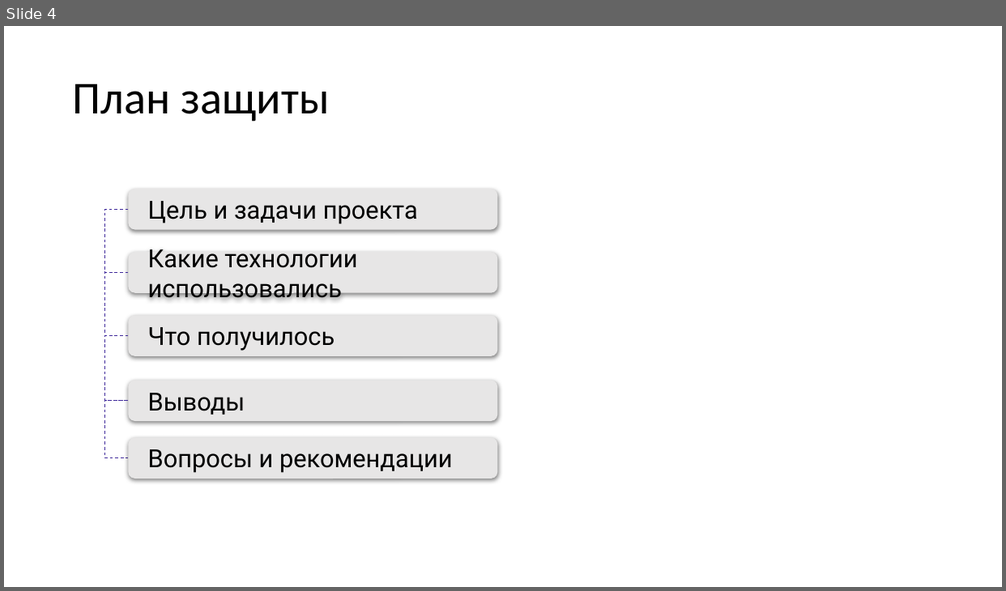
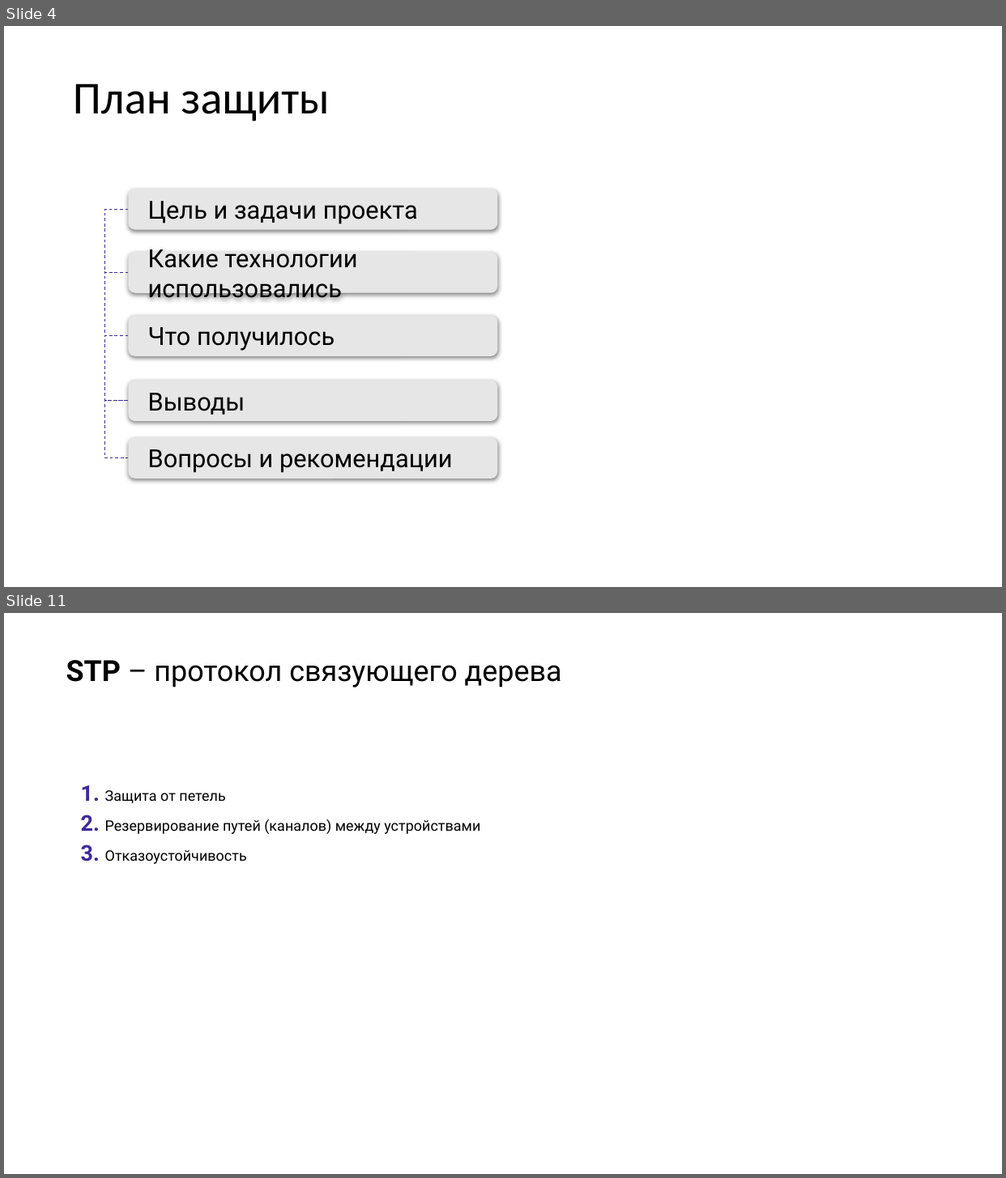
Before and after one commit to aarkin002/otus_NEb, a slide deck: Project/Otus_basic.pptx. Shown one above the other, each under a label of ours: slide 4 before the commit, slides 4 and 11 after it; the slides between them are not shown. The pictures are 1006x591 and 1006x1178 pixels, drawn with LibreOffice and Linux fonts; fonts in the diff are those of the drawing. Boxes give left, top, right and bottom in pixels: in the first picture for what was removed or moved away, otherwise in the second. Text is boxed around its words. In the diff, an @@ line names an element or a change of style, - is before the commit and + after.

```diff
--- a/Project/Otus_basic.pptx
+++ b/Project/Otus_basic.pptx
@@ slide 11 added at [4,613,1002,1174], background #FFFFFF @@
@@ title added at [66,660,562,688], 28 pt, text #000000 @@
+STP – протокол связующего дерева
@@ text added at [81,786,480,864], 14 pt, text #000000 @@
+1. Защита от петель
+2. Резервирование путей (каналов) между устройствами
+3. Отказоустойчивость
```
Also in this commit, not shown: 3 slides changed, 18 other slides added, 2 slides removed, 1 other file.
